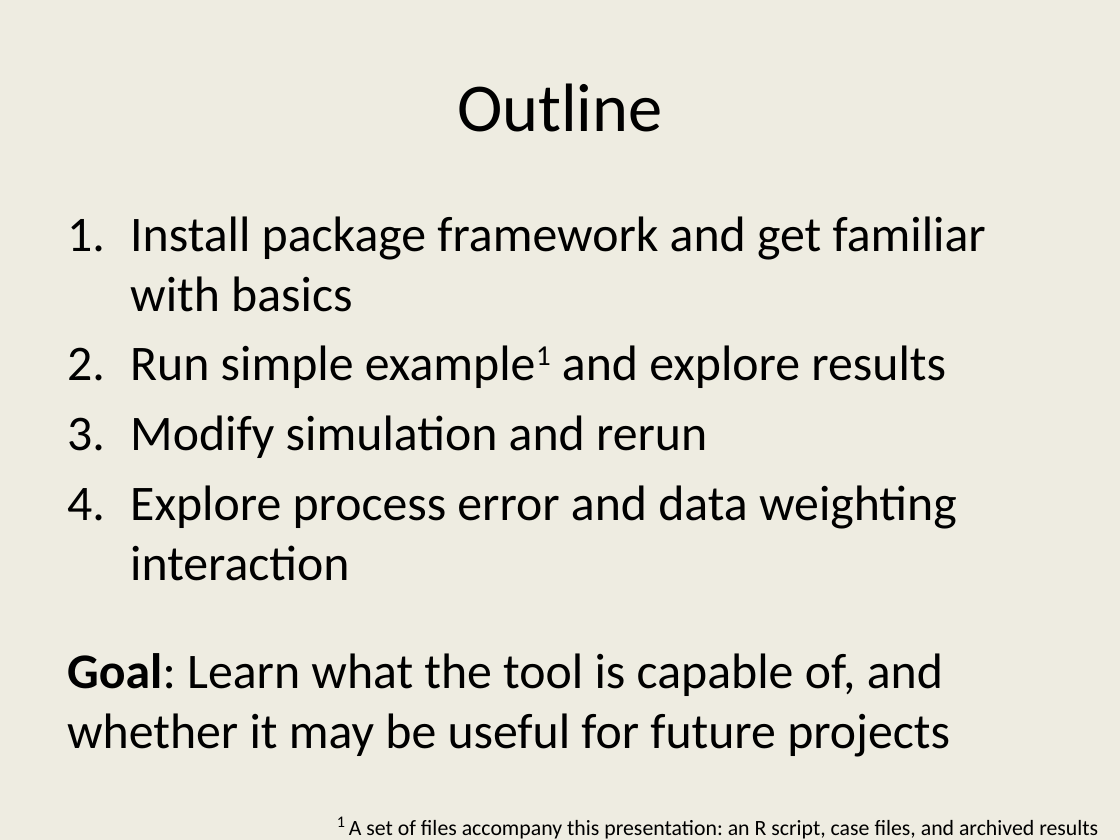
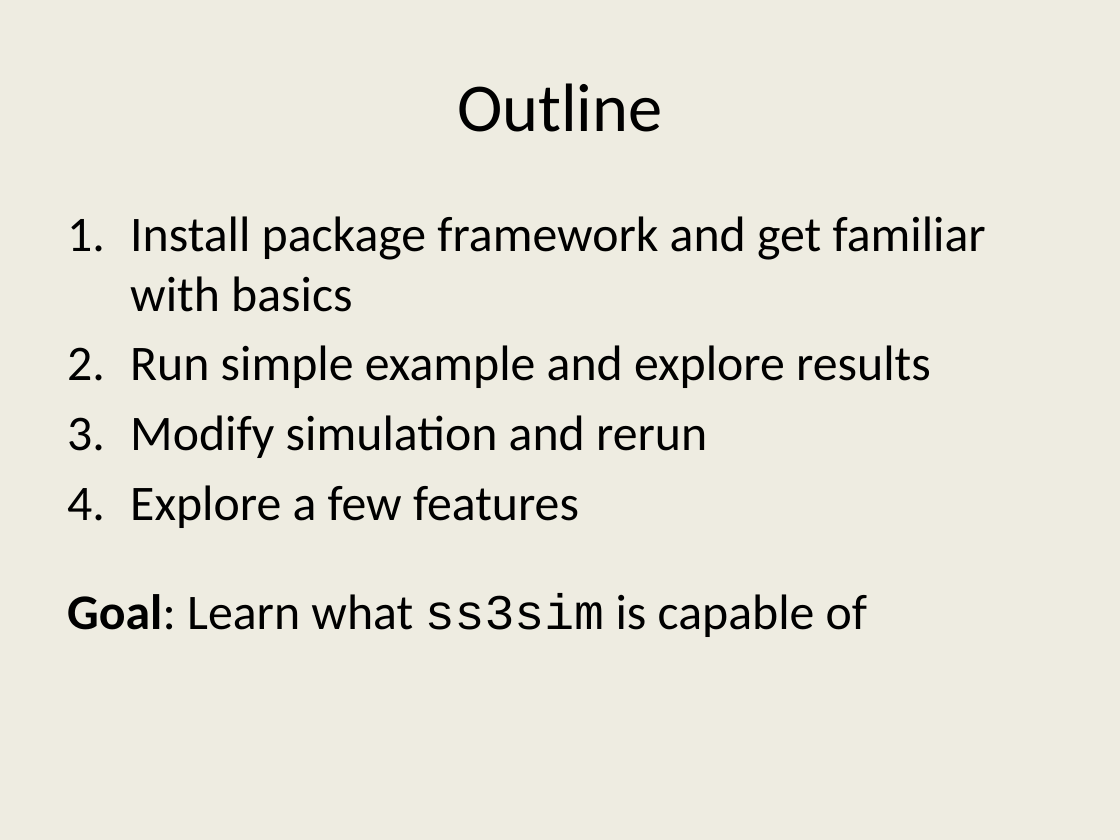
Before and after one commit to ss3sim/workshop, a slide deck: slide 2 of ss3sim_workshop.pptx. Drawn at 1120x840 pixels with LibreOffice and Linux fonts; fonts in the diff are those of the drawing. Boxes give left, top, right and bottom in pixels: in the first picture for what was removed or moved away, otherwise in the second. Text is boxed around its words. In the diff, an @@ line names an element or a change of style, - is before the commit and + after.

```diff
--- a/ss3sim_workshop.pptx
+++ b/ss3sim_workshop.pptx
@@ text at [130, 345, 931, 388]: text changed @@
-2. Run simple example1 and explore results
+2. Run simple example and explore results
@@ text at [67, 485, 867, 637]: text changed @@
-4. Explore process error and data weighting interaction
-Goal: Learn what the tool is capable of, and whether it may be useful for future projects
+4. Explore a few features
+Goal: Learn what ss3sim is capable of
@@ text removed at [337, 816, 1098, 839] @@
-1 A set of files accompany this presentation: an R script, case files, and archived results
```
Also in this commit, not shown: 13 other slides changed, 5 slides added, 1 slide removed, 4 other files.
